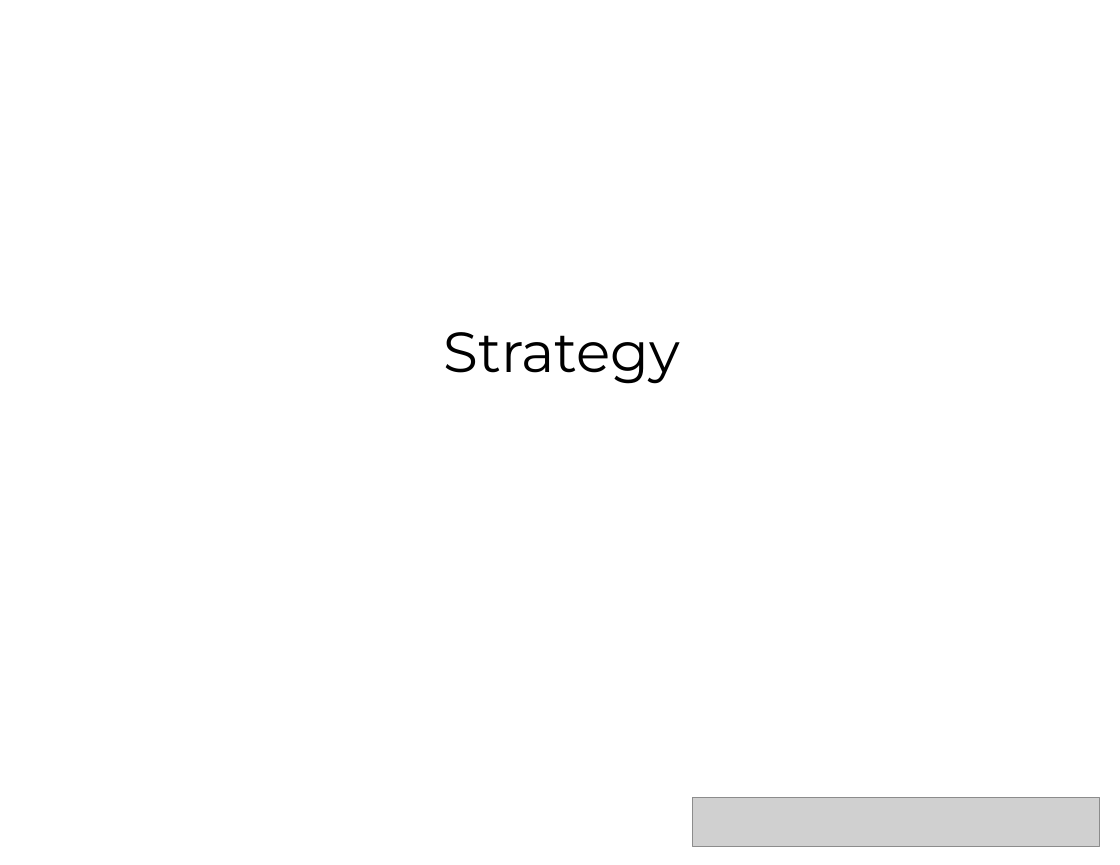
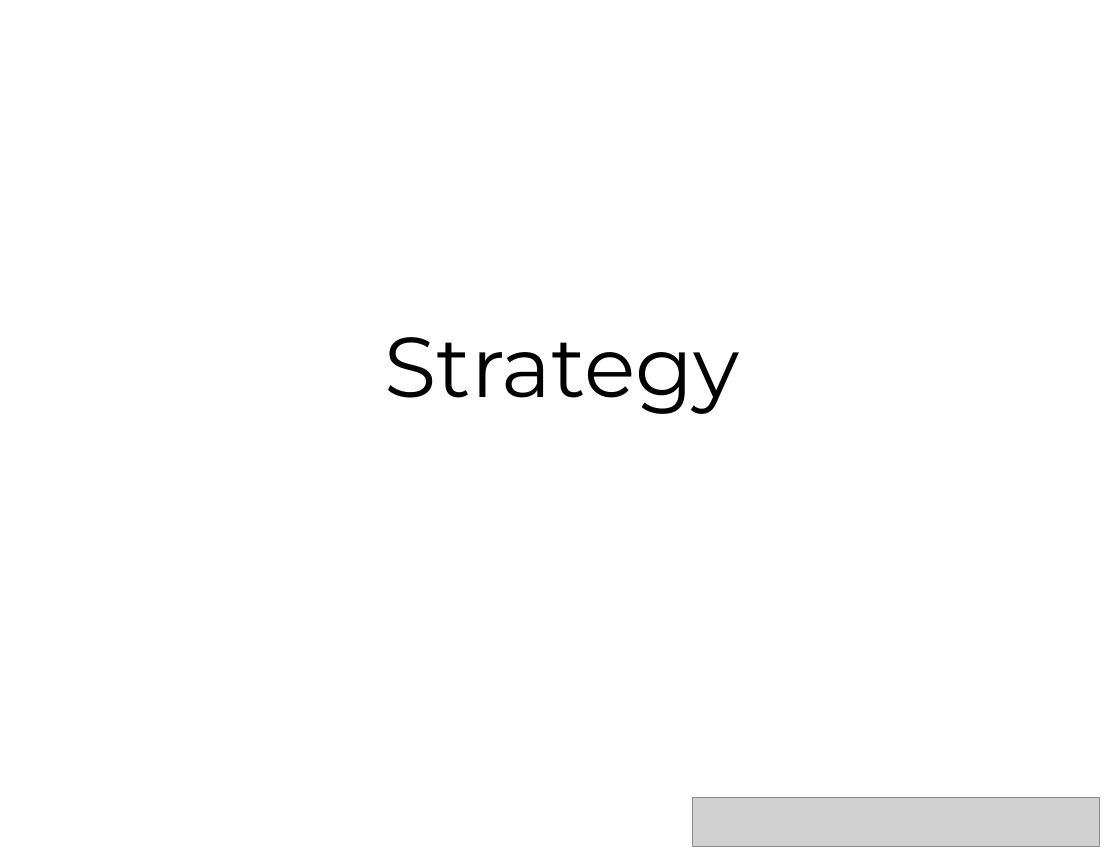
Before and after one commit to dennislamcv1/UPennBA, a slide deck: slide 5 of Business Analytics Capstone/Complete Strategic Analysis .pptx. Drawn at 1120x865 pixels with LibreOffice and Linux fonts; fonts in the diff are those of the drawing; grey boxes stand for pictures. Boxes give left, top, right and bottom in pixels: in the first picture for what was removed or moved away, otherwise in the second. Text is boxed around its words. In the diff, an @@ line names an element or a change of style, - is before the commit and + after.

```diff
--- a/Business Analytics Capstone/Complete Strategic Analysis .pptx
+++ b/Business Analytics Capstone/Complete Strategic Analysis .pptx
@@ subtitle "Strategy" at <box>385,337,740,414</box>: size 40 to 60 pt @@
```
Also in this commit, not shown: 3 other slides changed, 1 slide added, 1 other file.
